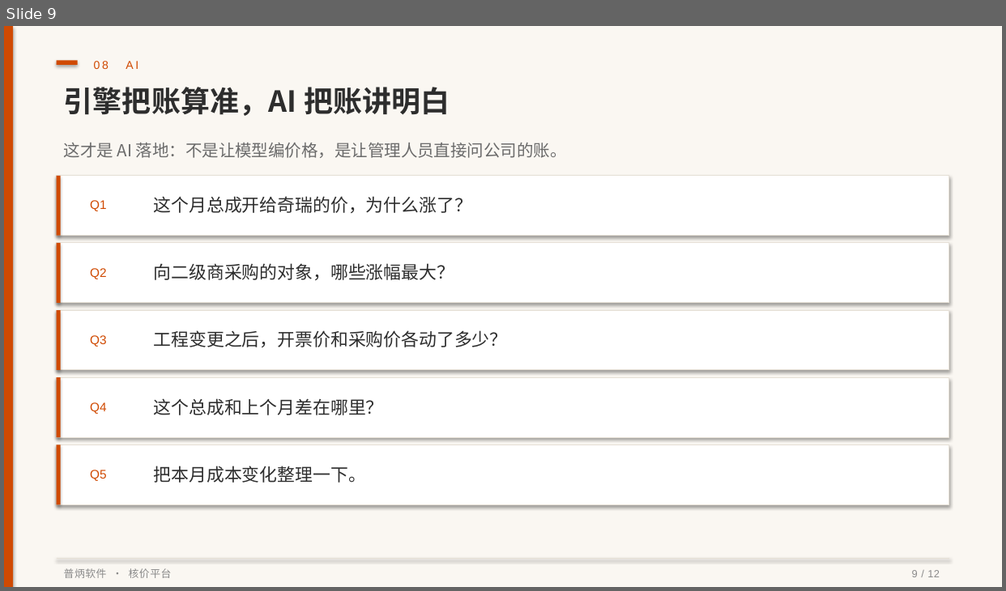
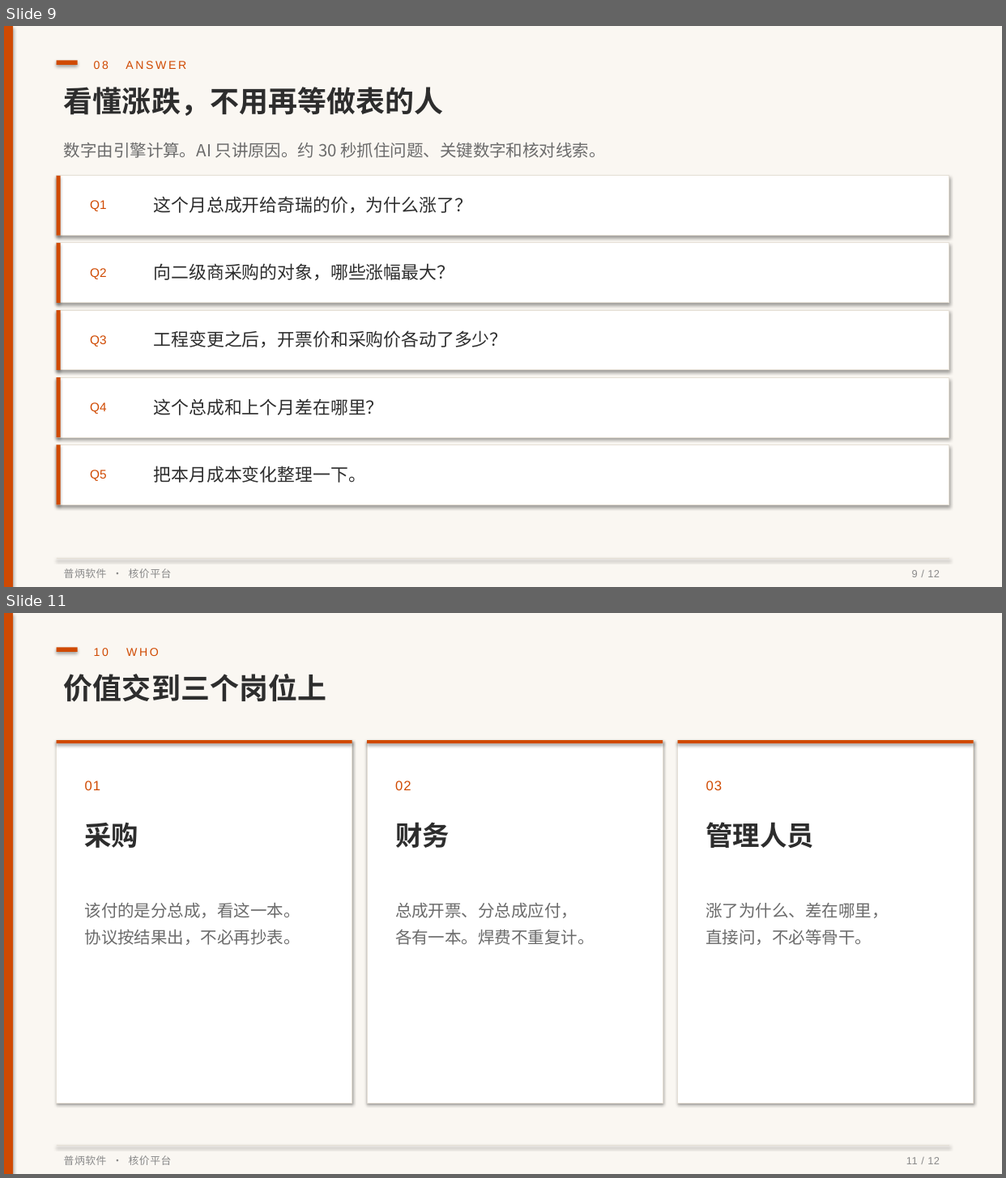
Before and after one commit to pulinzhang/structure-costing-platform, a slide deck: docs/结构件自动核价平台-产品介绍.pptx. Shown one above the other, each under a label of ours: slide 9 before the commit, slides 9 and 11 after it; the slides between them are not shown. The pictures are 1006x591 and 1006x1178 pixels, drawn with LibreOffice and Linux fonts; fonts in the diff are those of the drawing. Boxes give left, top, right and bottom in pixels: in the first picture for what was removed or moved away, otherwise in the second. Text is boxed around its words. In the diff, an @@ line names an element or a change of style, - is before the commit and + after.

```diff
--- a/docs/结构件自动核价平台-产品介绍.pptx
+++ b/docs/结构件自动核价平台-产品介绍.pptx
@@ slide 11 added at box(4, 613, 1002, 1174), background #FFFFFF @@
@@ rectangle added at box(4, 613, 1002, 1174), fill #FAF7F2 @@
@@ rectangle added at box(4, 613, 13, 1174), fill #D04A02 @@
@@ rectangle added at box(57, 648, 78, 652), fill #D04A02 @@
@@ text added at box(94, 648, 159, 656), 11 pt, text #D04A02 @@
+10 WHO
@@ text added at box(64, 674, 327, 702), 28 pt, text #2D2D2D, bold @@
+价值交到三个岗位上
@@ rectangle added at box(57, 740, 352, 1103), fill #FFFFFF, outline #E6E0D6 0.75 pt @@
@@ rectangle added at box(57, 740, 352, 743), fill #D04A02 @@
@@ rectangle added at box(367, 740, 663, 1103), fill #FFFFFF, outline #E6E0D6 0.75 pt @@
@@ rectangle added at box(367, 740, 663, 743), fill #D04A02 @@
@@ rectangle added at box(678, 740, 974, 1103), fill #FFFFFF, outline #E6E0D6 0.75 pt @@
@@ rectangle added at box(678, 740, 974, 743), fill #D04A02 @@
@@ text added at box(85, 781, 101, 790), 13 pt, text #D04A02 @@
+01
@@ text added at box(395, 781, 411, 790), 13 pt, text #D04A02 @@
+02
@@ text added at box(706, 781, 722, 790), 13 pt, text #D04A02 @@
+03
@@ text added at box(85, 822, 139, 848), 26 pt, text #2D2D2D, bold @@
+采购
@@ text added at box(395, 822, 450, 848), 26 pt, text #2D2D2D, bold @@
+财务
@@ text added at box(706, 822, 814, 848), 26 pt, text #2D2D2D, bold @@
+管理人员
@@ text added at box(85, 903, 300, 945), 16 pt, text #6B6B6B @@
+该付的是分总成，看这一本。
+协议按结果出，不必再抄表。
@@ text added at box(395, 903, 594, 945), 16 pt, text #6B6B6B @@
+总成开票、分总成应付，
+各有一本。焊费不重复计。
@@ text added at box(706, 903, 889, 945), 16 pt, text #6B6B6B @@
+涨了为什么、差在哪里，
+直接问，不必等骨干。
@@ line added from (57, 1146) to (949, 1146), #E6E0D6 0.6 pt @@
@@ text added at box(64, 1156, 172, 1165), 10 pt, text #8A8A8A @@
+普炳软件 · 核价平台
@@ text added at box(906, 1157, 940, 1165), 10 pt, text #8A8A8A @@
+11 / 12
@@ slide 9 changed as well @@
@@ text at box(94, 61, 186, 69): text changed @@
-08 AI
+08 ANSWER
@@ text at box(64, 87, 444, 116): text changed @@
-引擎把账算准，AI 把账讲明白
+看懂涨跌，不用再等做表的人
@@ text at box(64, 143, 605, 158): text changed @@
-这才是 AI 落地：不是让模型编价格，是让管理人员直接问公司的账。
+数字由引擎计算。AI 只讲原因。约 30 秒抓住问题、关键数字和核对线索。
```
Also in this commit, not shown: 5 other slides changed, 5 other slides added, 6 slides removed, 1 other file.
